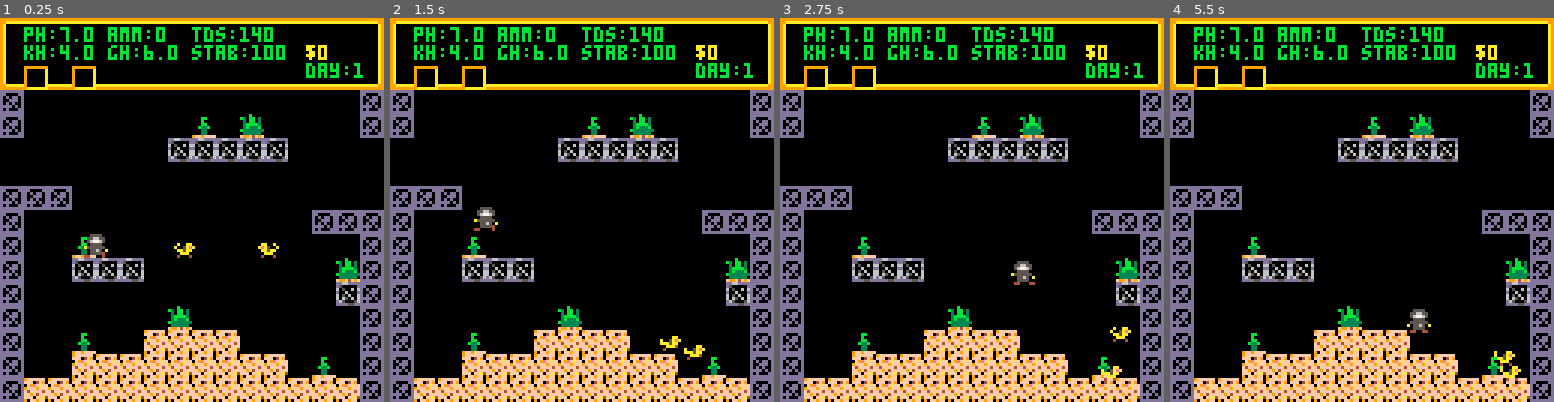
Above: before the commit, frames 1-4 (left to right).
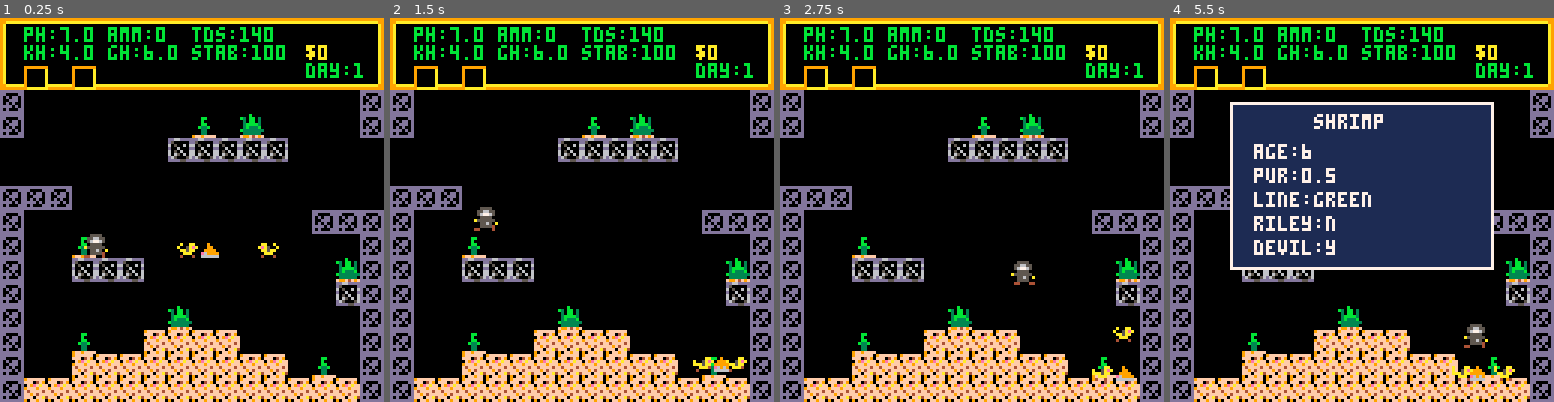
Above: after the commit, the same moments.

Repository: zvxr/shrimpkeeper
Game: PICO-8 cartridge shrimpkeeper.p8
Two runs of this game, one before a commit and one after it. Both use one fixed random seed, a clock stepped at 60 frames per second and the inputs below.
Inputs:
- Up to frame 1 (0.25 s): no input
- Up to frame 2 (1.5 s): tap X (X key) at 0.33, 1.07 s; tap O (Z key) at 0.7 s
- Up to frame 3 (2.75 s): hold Right 1.6-2.1 s; tap O (Z key) at 1.7, 2.1, 2.5 s; tap X (X key) at 1.85 s; hold Up 2.15-2.42 s; hold Right from 2.47 s (still down)
- Up to frame 4 (5.5 s): tap O (Z key) every 0.4 s from 2.9 to 5.3 s; tap X (X key) at 2.97, 4.08, 5.2 s; release Right at 3.03 s; hold Left 3.08-3.58 s; hold Down 3.63-3.97 s; hold Right 4.02-4.68 s; hold Up 4.73-5.03 s; hold Left from 5.08 s (still down)

The runs differ from the first frame. In frame 1, 0.2% of the frame differs, in the area x 45-58%, y 58-63%; in frame 2, 0.5%; in frame 3, 0.4%; in frame 4, 31%, in the area x 15-92%, y 21-95%.

Commit message:
snails and shop

Diff:
--- a/ent.lua
+++ b/ent.lua
@@ -50,6 +50,10 @@
 		draw_shrimp(a)
 		return
 	end
+	if a.np!=nil then
+		draw_snail(a)
+		return
+	end
 	local sx = (a.x * 8) - a.sw*4
 	local sy = (a.y * 8) - a.sh*4
 	spr(a.k + flr(a.frame)*a.fs, sx, sy, a.sw, a.sh)
--- a/player.lua
+++ b/player.lua
@@ -22,7 +22,8 @@
 
 function try_door(a)
 	if on_door(a) and btnp(2) then
-		sfx(2)
+		tank.sm=true
+		tank.ss=1
 	end
 end
 
--- a/shrimp.lua
+++ b/shrimp.lua
@@ -37,9 +37,9 @@
 	return a.sb and "red" or "green"
 end
 
-function near_shrimp(a)
+function near_pet(a)
 	for b in all(ent) do
-		if b.sa!=nil and
+		if (b.sa!=nil or b.np!=nil) and
 			abs(a.x-b.x)<1.5 and
 			abs(a.y-b.y)<1.5 then
 			return b
@@ -47,44 +47,54 @@
 	end
 end
 
-function hold_shrimp(a)
-	hs=a
+function hold_pet(a)
+	ha=a
 	del(ent,a)
 end
 
-function drop_shrimp()
-	add(ent,hs)
-	hs.x=pl.x+1
-	hs.y=pl.y
-	hs.dx=0
-	hs.dy=0
-	hs=nil
-end
-
-function try_shrimp(a)
+function drop_pet()
+	add(ent,ha)
+	ha.x=pl.x+1
+	ha.y=pl.y
+	ha.dx=0
+	ha.dy=0
+	ha=nil
+end
+
+function try_pet(a)
 	if btnp(4) then
-		if hs then
-			drop_shrimp()
+		if ha then
+			drop_pet()
 		else
-			local b=near_shrimp(a)
+			local b=near_pet(a)
 			if btn(3) and b then
-				hold_shrimp(b)
+				hold_pet(b)
 			else
-				sd_a=b
-			end
-		end
-	end
-end
-
-function draw_shrimp_dialog(a)
+				if b then
+					sd_a=b
+				else
+					use_item()
+				end
+			end
+		end
+	end
+end
+
+function draw_pet_dialog(a)
 	rectfill(20,28,107,83,1)
 	rect(20,28,107,83,7)
-	print("shrimp",48,32,7)
-	print("age:"..a.sa,28,42,7)
-	print("pur:"..a.sp,28,50,7)
-	print("line:"..shrimp_line(a),28,58,7)
-	print("riley:"..(a.sr and "y" or "n"),28,66,7)
-	print("devil:"..(a.sd and "y" or "n"),28,74,7)
+	if a.sa!=nil then
+		print("shrimp",48,32,7)
+		print("age:"..a.sa,28,42,7)
+		print("pur:"..a.sp,28,50,7)
+		print("line:"..shrimp_line(a),28,58,7)
+		print("riley:"..(a.sr and "y" or "n"),28,66,7)
+		print("devil:"..(a.sd and "y" or "n"),28,74,7)
+	else
+		print("snail",52,32,7)
+		print("pur:"..a.np,28,50,7)
+		print("line:"..(a.nb and "red" or "green"),28,58,7)
+	end
 end
 
 function make_fry(x,y)
@@ -232,13 +242,18 @@
 	pal()
 end
 
-function draw_held_shrimp()
-	if not hs then return end
-	local c=shrimp_body(hs)
-	pal(5,c)
-	pal(6,shrimp_back(hs))
-	pal(7,hs.sr and hs.sp>0.7 and 7 or c)
-	pal(14,hs.sd and hs.sp>0.9 and sbc(hs,10,9) or 14)
-	spr(52,room_x*128+8,16)
+function draw_held_pet()
+	if not ha then return end
+	if ha.sa!=nil then
+		local c=shrimp_body(ha)
+		pal(5,c)
+		pal(6,shrimp_back(ha))
+		pal(7,ha.sr and ha.sp>0.7 and 7 or c)
+		pal(14,ha.sd and ha.sp>0.9 and sbc(ha,10,9) or 14)
+		spr(52,room_x*128+8,16)
+	else
+		pal(5,snail_shell(ha))
+		spr(48,room_x*128+8,16)
+	end
 	pal()
 end
--- a/shrimpkeeper.p8
+++ b/shrimpkeeper.p8
@@ -6,6 +6,7 @@
 #include physics.lua
 #include tank.lua
 #include shrimp.lua
+#include snail.lua
 #include player.lua
 #include spawn.lua
 
@@ -18,12 +19,17 @@
 		if any_btn() then sd_a=nil end
 		return
 	end
+	if tank.sm then
+		upd_shop()
+		return
+	end
 	upd_tank()
 	control_player(pl)
 	upd_shrimp()
+	upd_snail()
 	foreach(ent, move_ent)
 	try_door(pl)
-	try_shrimp(pl)
+	try_pet(pl)
 end
 
 function _draw()
@@ -35,10 +41,11 @@
 	camera(room_x*128,room_y*128)
 	map(room_x*16,room_y*16,room_x*128,room_y*128,16,16)
 	foreach(ent,draw_ent)
-	draw_held_shrimp()
+	draw_held_pet()
 	camera()
 	draw_tank_hud()
-	if sd_a then draw_shrimp_dialog(sd_a) end
+	if tank.sm then draw_shop() end
+	if sd_a then draw_pet_dialog(sd_a) end
 end
 
 __gfx__
--- /dev/null
+++ b/snail.lua
@@ -0,0 +1,48 @@
+function make_snail(x,y)
+	a=make_ent(57,x,y)
+	a.np=0.5
+	a.nb=rnd(1)<0.5
+	a.nt=0
+	a.ndx=0
+	a.no=0
+	a.frames=2
+	a.w=0.3
+	a.h=0.3
+	return a
+end
+
+function snail_shell(a)
+	if a.np>0.9 then return a.nb and 2 or 3 end
+	if a.np>0.7 then return a.nb and 8 or 11 end
+	if a.np>0.4 then return a.nb and 9 or 10 end
+	return 5
+end
+
+function upd_snail()
+	for a in all(ent) do
+		if a.np!=nil then
+			if a.nt>0 then
+				a.nt-=1
+			else
+				local r=flr(rnd(12))
+				if r<8 then
+					a.ndx=0
+					a.nt=30+flr(rnd(70))
+				else
+					a.ndx=r<10 and -1 or 1
+					a.no=a.ndx>0 and 1 or 0
+					a.nt=20+flr(rnd(40))
+				end
+			end
+			a.dx+=a.ndx*0.01
+		end
+	end
+end
+
+function draw_snail(a)
+	local sx=(a.x*8)-4
+	local sy=(a.y*8)-4
+	pal(5,snail_shell(a))
+	spr(57+flr(a.t/12)%2,sx,sy,1,1,a.no==1)
+	pal()
+end
--- a/spawn.lua
+++ b/spawn.lua
@@ -25,7 +25,7 @@
 
 function init_world()
 	ent = {}
-	hs=nil
+	ha=nil
 	init_tank()
 	pl = make_ent(21,20,9)
 	pl.frames=4
@@ -33,4 +33,5 @@
 	for i=1,4 do
 		add_fry()
 	end
+	make_snail(24,9)
 end
--- a/tank.lua
+++ b/tank.lua
@@ -10,7 +10,13 @@
 		day=1,
 		t=0,
 		ct=0,
-		bm=""
+		bm="",
+		sm=false,
+		ss=1,
+		i1=0,
+		i2=0,
+		i1p=0,
+		i1b=false
 	}
 end
 
@@ -64,6 +70,27 @@
 		st_stab(tank.stab)==0
 end
 
+function tank_step()
+	local f=0
+	local s=0
+	local n=0
+	for a in all(ent) do
+		if a.np!=nil then
+			n+=1
+		elseif a.sa!=nil then
+			if a.sa<8 then
+				f+=1
+			else
+				s+=1
+			end
+		end
+	end
+	tank.stab=min(100,tank.stab+10)
+	tank.amm+=f+s*2+n/2
+	tank.kh-=0.2-n*0.1
+	tank.tds+=10
+end
+
 function upd_tank()
 	tank.t+=1
 	local d=1+flr(tank.t/1500)
@@ -72,11 +99,97 @@
 		shrimp_day()
 		breed_day()
 	end
+	if tank.t%300==0 then tank_step() end
 	tank.ct+=1
 	if tank.ct>=120 then
 		tank.ct=0
 		add_coin()
 	end
+end
+
+function use_item()
+	if tank.i1>0 then
+		if tank.i1==1 then
+			a=make_snail(pl.x+1,pl.y)
+			a.np=tank.i1p
+			a.nb=tank.i1b
+		else
+			a=make_shrimp(pl.x+1,pl.y)
+			a.sp=0.7+rnd(0.5)
+			a.sr=rnd(1)<0.5
+			a.sd=rnd(1)<0.1
+		end
+		tank.i1=0
+		tank.i1p=0
+	elseif tank.i2>0 then
+		if tank.i2==49 then
+			tank.stab-=50
+			tank.amm/=2
+			tank.kh-=1
+			tank.gh-=1
+			tank.tds-=50
+		elseif tank.i2==50 then
+			tank.stab-=20
+			tank.kh+=2
+			tank.gh+=2
+			tank.tds+=50
+		else
+			tank.stab-=20
+			tank.gh+=2
+			tank.tds+=25
+		end
+		tank.i2=0
+	end
+end
+
+function shop_cost()
+	return tank.ss==1 and 5 or tank.ss<4 and 10 or tank.ss==4 and 20 or 30
+end
+
+function buy_shop()
+	local c=shop_cost()
+	if tank.money<c then return end
+	if tank.ss<4 then
+		if tank.i2>0 then return end
+		tank.i2=48+tank.ss
+	else
+		if tank.i1>0 then return end
+		tank.i1=tank.ss-3
+		if tank.i1==1 then
+			tank.i1p=rnd(1)
+			tank.i1b=rnd(1)<0.5
+		end
+	end
+	tank.money-=c
+end
+
+function upd_shop()
+	if btnp(2) then
+		tank.ss=max(1,tank.ss-1)
+	elseif btnp(3) then
+		tank.ss=min(5,tank.ss+1)
+	elseif btnp(4) then
+		buy_shop()
+	elseif btnp(5) then
+		tank.sm=false
+	end
+end
+
+function draw_shop_row(n,y,s,c)
+	print(tank.ss==n and ">" or " ",18,y,7)
+	print(s,26,y,7)
+	print("$"..c,88,y,tank.money<c and 8 or 11)
+end
+
+function draw_shop()
+	rectfill(12,24,116,88,1)
+	rect(12,24,116,88,7)
+	print("shop",56,28,7)
+	draw_shop_row(1,38,"water",5)
+	draw_shop_row(2,48,"kh+",10)
+	draw_shop_row(3,58,"gh+",10)
+	draw_shop_row(4,68,"snail",20)
+	draw_shop_row(5,78,"fancy",30)
 end
 
 function draw_tank_hud()
@@ -89,4 +202,10 @@
 	print(tank.bm,36,15,7)
 	print("tds:"..tank.tds,64,3,st_col(st_tds(tank.tds)))
 	print("stab:"..tank.stab,64,9,st_col(st_stab(tank.stab)))
-end
+	if tank.i1==1 then
+		spr(48,16,16)
+	elseif tank.i1==2 then
+		spr(52,16,16)
+	end
+	if tank.i2>0 then spr(tank.i2,24,16) end
+end
Not shown, changed: DOCS.md
